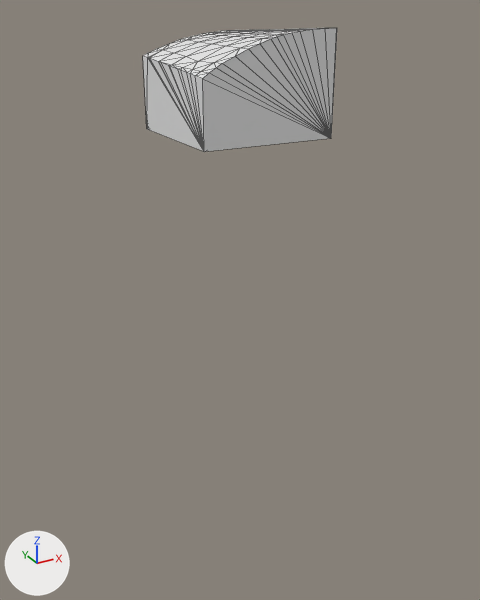
What one commit did to the glTF model assets/terrain/surface_pieces/surf_1_29.glb.
Camera for both pictures: a 50 mm lens placed at (-114.4, -59.4, -25.8), pointed at (-102.1, -37.0, -37.0). Lighting does not change. The marker at lower left points along +X, +Y and +Z. The older version comes first. Mesh edges are drawn as thin lines on the coarser meshes. Where no turn or scale is listed for an object, it has been applied to the vertices.

Names of what the first picture shows: 'geometry_0'.
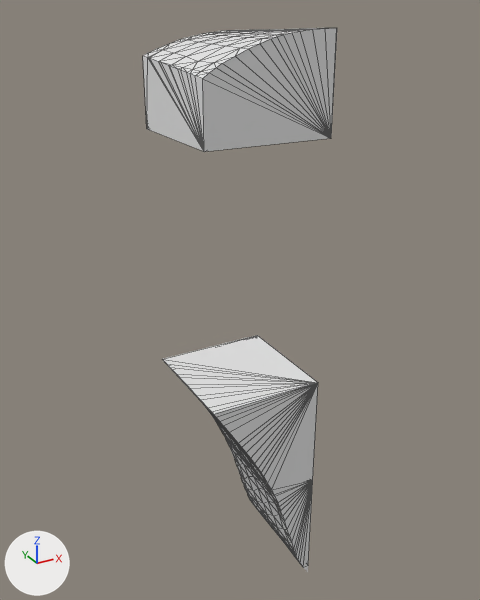
Location of each change, (x1, y1, x2, y2) in pixels of the pictures (480 x 600 px):
'layer_3', added
    after: (162, 335, 318, 495)
'layer_4', added
    after: (225, 437, 313, 567)

The change in detail:
Mesh me_layer_4 is new.
It has 89 vertices, 174 faces and spans x -102.03..-100.0, y -40.0..-35.0, z -50.0..-45.0.
Mesh me_layer_3 is new.
It has 97 vertices, 190 faces and spans x -104.88..-100.0, y -40.0..-35.0, z -45.0..-40.0.
Object 'layer_4' (ob_layer_4) is new; it shows me_layer_4.
Its location is (0.0, 0.0, 0.0).
Object 'layer_3' (ob_layer_3) is new; it shows me_layer_3.
Its location is (0.0, 0.0, 0.0).
